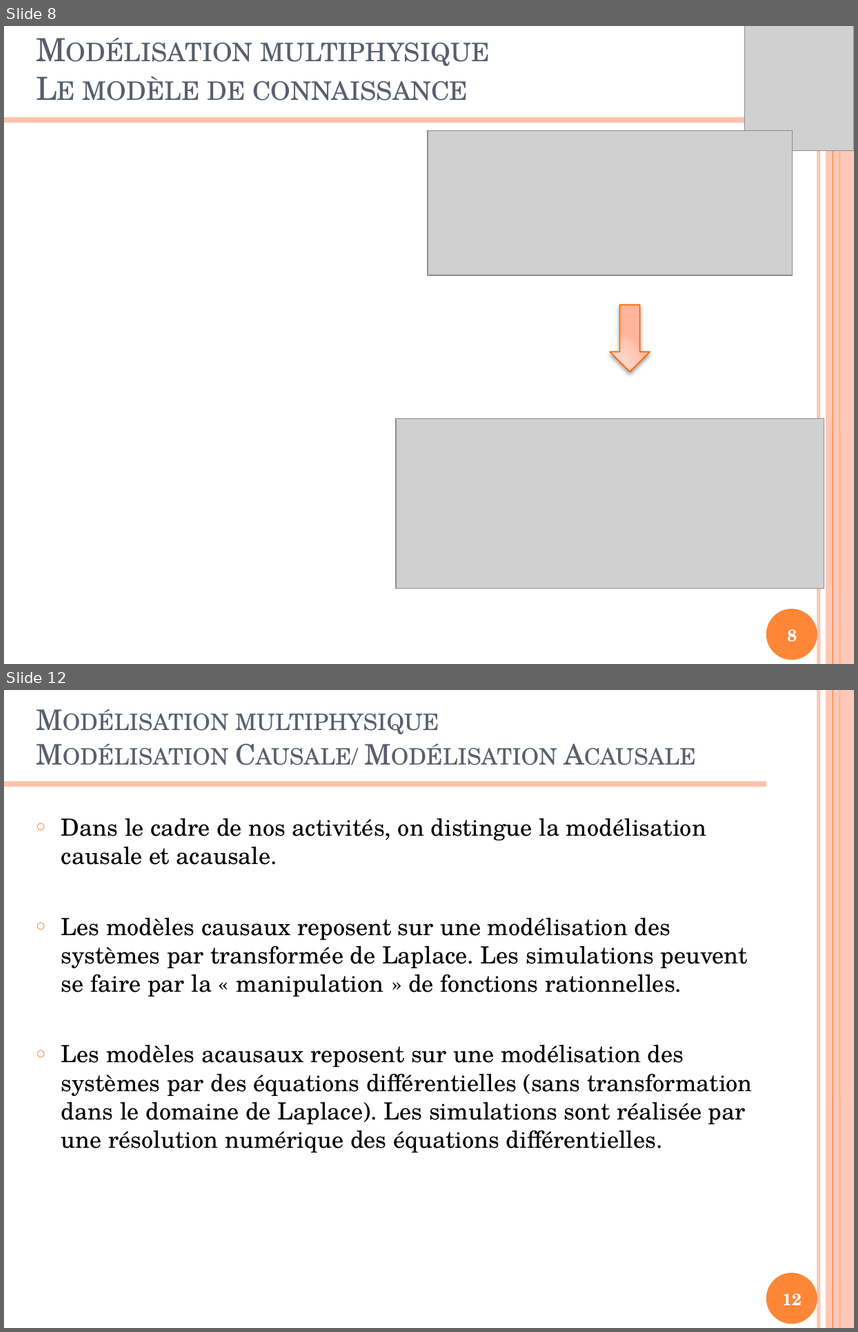
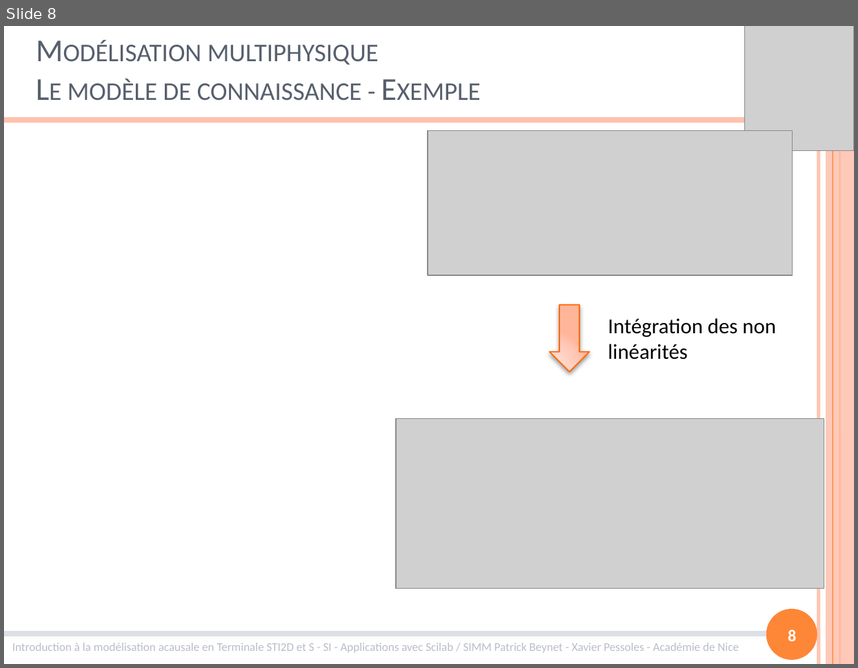
Before and after one commit to xpessoles/Formations, a slide deck: ModelisationMultiphysique/ModelisationMultiphysique.pptx. Shown one above the other, each under a label of ours: slides 8 and 12 before the commit, slide 8 after it; the slides between them are not shown. The pictures are 858x1332 and 858x668 pixels, drawn with LibreOffice and Linux fonts; fonts in the diff are those of the drawing; grey boxes stand for pictures. Boxes give left, top, right and bottom in pixels: in the first picture for what was removed or moved away, otherwise in the second. Text is boxed around its words. In the diff, an @@ line names an element or a change of style, - is before the commit and + after.

```diff
--- a/ModelisationMultiphysique/ModelisationMultiphysique.pptx
+++ b/ModelisationMultiphysique/ModelisationMultiphysique.pptx
@@ slide 12 removed at <box>4,690,854,1328</box>, background #FFFFFF; not listed: 6 template elements that a slide beside it also shows @@
@@ title removed at <box>61,713,706,936</box> @@
-Modélisation multiphysique
-Modélisation Causale/ Modélisation Acausale
@@ text removed at <box>61,818,753,1152</box> @@
-○ Dans le cadre de nos activités, on distingue la modélisation causale et acausale.
-○ Les modèles causaux reposent sur une modélisation des systèmes par transformée de Laplace. Les simulations peuvent se faire par la « manipulation » de fonctions rationnelles.
-○ Les modèles acausaux reposent sur une modélisation des systèmes par des équations différentielles (sans transformation dans le domaine de Laplace). Les simulations sont réalisée par une résolution numérique des équations différentielles.
@@ page number removed at <box>782,1293,802,1305</box> @@
-12
@@ slide 8 changed as well @@
@@ title at <box>67,45,379,100</box>: text changed; font TeX Gyre Schola to Calibri @@
-Modélisation multiphysique
-Le modèle de connaissance
+Modélisation multiphysique
+Le modèle de connaissance - Exemple
@@ down arrow: place and size @@
-down arrow at <box>610,305,650,372</box>
+down arrow at <box>550,305,590,372</box>
@@ text added at <box>608,318,776,359</box>, 18 pt, text #000000 @@
+Intégration des non linéarités
@@ page number at <box>788,629,796,641</box>: font TeX Gyre Schola to Calibri @@
@@ line added from (4, 633) to (766, 633), #DCDFE3 4.5 pt @@
@@ text added at <box>12,642,739,653</box>, 10 pt, text #B9BEC7 @@
+Introduction à la modélisation acausale en Terminale STI2D et S - SI - Applications avec Scilab / SIMM Patrick Beynet - Xavier Pessoles - Académie de Nice
```
Also in this commit, not shown: 21 other slides changed, 13 slides added, 6 other slides removed.
